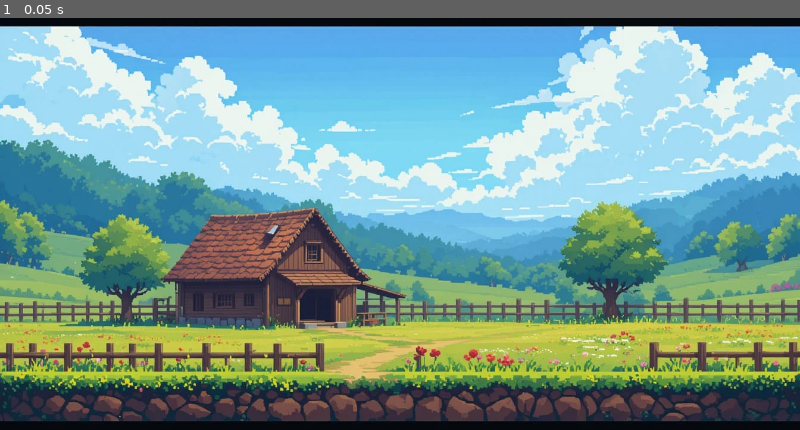
Above: before the commit, frame 1.
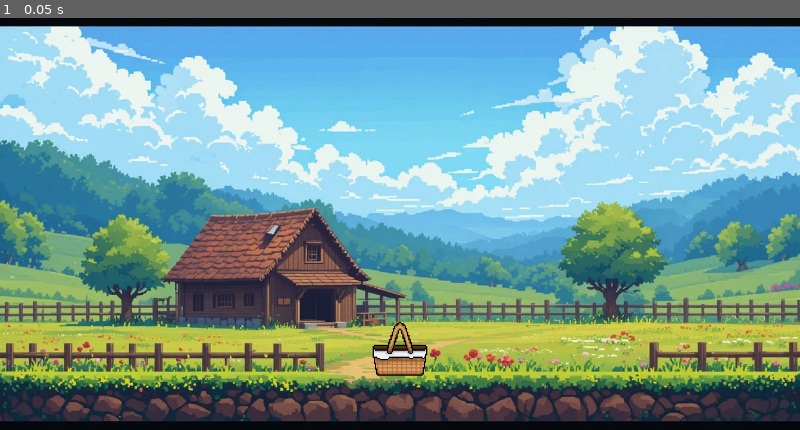
Above: after the commit, the same moment.

Repository: DevCadion/Projeto-Game-Collectors
Game: Godot game, scene res://scens/game.tscn
Same seed, same stepped clock (60 frames per second), same inputs: the game is played once before the commit and once after it. Before the commit the project has no main scene; this scene is started directly in both runs.
Inputs:
- Up to frame 1 (0.05 s): no input

The runs differ from the first frame. In frame 1, 0.6% of the frame differs, in the area x 46-54%, y 73-87%.

Commit message:
GamePlayer

Diff:
--- a/project.godot
+++ b/project.godot
@@ -11,6 +11,7 @@
 [application]
 
 config/name="Collectors"
+run/main_scene="uid://cqjcjmovtjpt3"
 config/features=PackedStringArray("4.4", "Mobile")
 
 [display]
--- a/scens/game.tscn
+++ b/scens/game.tscn
@@ -1,7 +1,8 @@
-[gd_scene load_steps=5 format=3 uid="uid://o7p1mm6x1n1t"]
+[gd_scene load_steps=6 format=3 uid="uid://o7p1mm6x1n1t"]
 
 [ext_resource type="Texture2D" uid="uid://ct5ojkl3d0oaj" path="res://sprites/game.jpeg" id="1_7lg5d"]
 [ext_resource type="Script" uid="uid://b4wwdgeovmwtv" path="res://scripts/game.gd" id="1_ulfje"]
+[ext_resource type="PackedScene" uid="uid://cqt2qgswhqwpu" path="res://scens/player.tscn" id="3_xahwf"]
 
 [sub_resource type="RectangleShape2D" id="RectangleShape2D_ulfje"]
 size = Vector2(1419.75, 144)
@@ -41,3 +42,6 @@
 [node name="CollisionShape2D" type="CollisionShape2D" parent="WallLaft"]
 position = Vector2(1363.25, 352.094)
 shape = SubResource("RectangleShape2D_xahwf")
+
+[node name="Player" parent="." instance=ExtResource("3_xahwf")]
+position = Vector2(672, 600)
--- /dev/null
+++ b/scens/player.tscn
@@ -0,0 +1,15 @@
+[gd_scene load_steps=3 format=3 uid="uid://cqt2qgswhqwpu"]
+
+[ext_resource type="Texture2D" uid="uid://csk55xnjmhry8" path="res://sprites/player.png" id="1_0sssh"]
+
+[sub_resource type="RectangleShape2D" id="RectangleShape2D_6nulb"]
+size = Vector2(92, 52.5)
+
+[node name="Player" type="CharacterBody2D"]
+
+[node name="CollisionShape2D" type="CollisionShape2D" parent="."]
+position = Vector2(0, 11.75)
+shape = SubResource("RectangleShape2D_6nulb")
+
+[node name="Sprite2D" type="Sprite2D" parent="."]
+texture = ExtResource("1_0sssh")
Binary file added: sprites/player.png
Not shown, added: sprites/player.png.import
